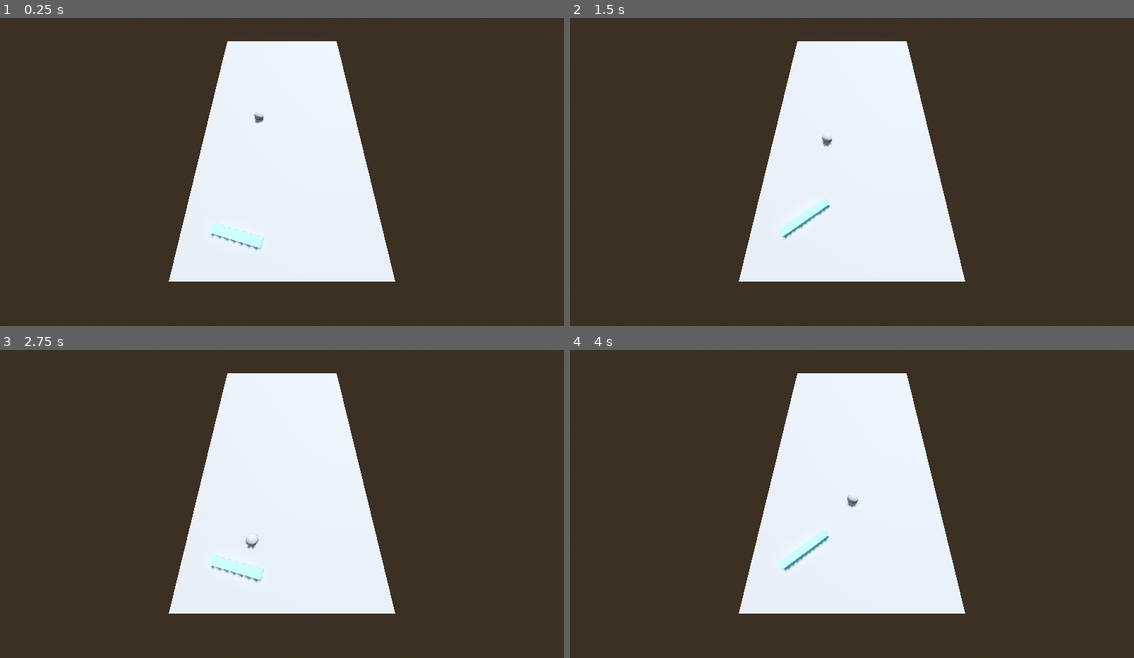
Above: before the commit, frames 1-4 (two rows, left to right).
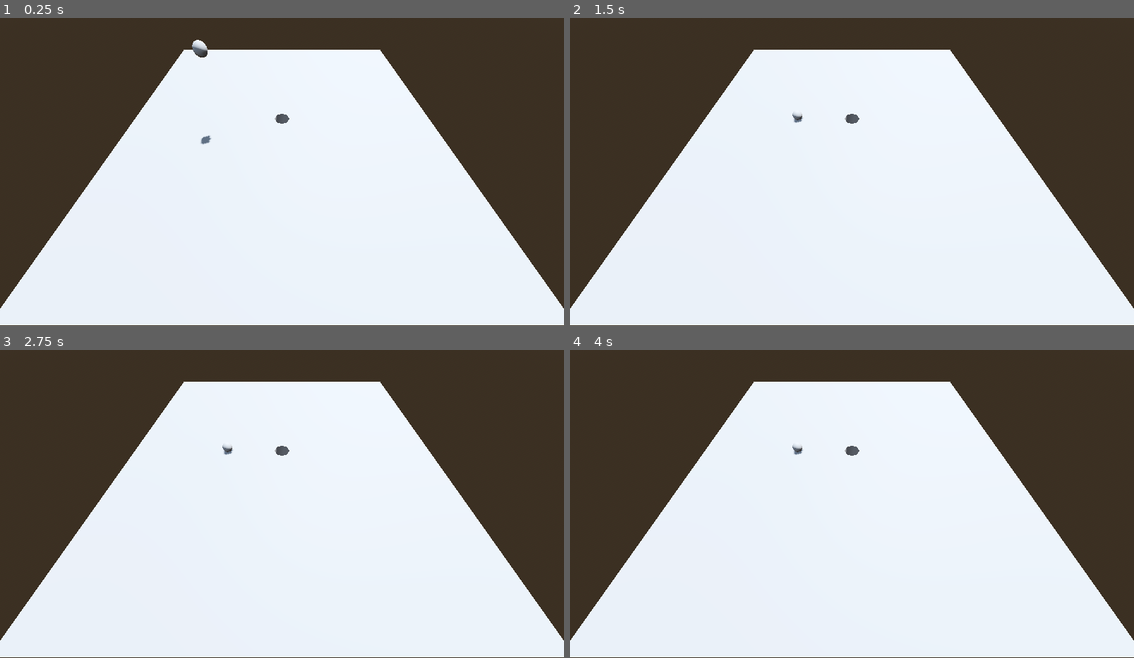
Above: after the commit, the same moments.

Repository: the-g-force/GGJ2025
Game: Godot game, scene res://world.tscn
The game is run twice, just before and just after one commit, with the same random seed, the same clock (stepped at 60 frames per second) and the same inputs.
Inputs:
- Up to frame 1 (0.25 s): no input
- Up to frame 2 (1.5 s): tap Enter at 1.25 s; hold Shift (flipper_left) from 1.28 s (still down)
- Up to frame 3 (2.75 s): tap Space at 2 s; release Shift (flipper_left) at 2.03 s
- Up to frame 4 (4 s): tap Enter at 3.5 s; hold Shift (flipper_left) from 3.53 s (still down)

The runs differ from the first frame. In frame 1, 40% of the frame differs, in the area x 0-100%, y 7-100%; in frame 2, 40%; in frame 3, 40%; in frame 4, 40%.

Commit message:
Attempt tilting the board

Diff:
--- a/project/table.gd
+++ b/project/table.gd
@@ -1,6 +1,7 @@
-extends StaticBody3D
-
+extends CSGBox3D
 
 
 func _physics_process(_delta: float) -> void:
-	%LeftHinge["motor/enable"] = Input.is_action_pressed("flipper_left")
+	rotation.z = Input.get_joy_axis(0, JOY_AXIS_LEFT_X) * 0.5
+	rotation.x = Input.get_joy_axis(0, JOY_AXIS_LEFT_Y) * 0.5
+#	%LeftHinge["motor/enable"] = Input.is_action_pressed("flipper_left")
--- a/project/table.tscn
+++ b/project/table.tscn
@@ -1,51 +1,11 @@
-[gd_scene load_steps=7 format=3 uid="uid://0r4f1cldyrke"]
+[gd_scene load_steps=2 format=3 uid="uid://0r4f1cldyrke"]
 
 [ext_resource type="Script" path="res://table.gd" id="1_7y6cb"]
 
-[sub_resource type="BoxMesh" id="BoxMesh_vhudw"]
-size = Vector3(10, 1, 18)
-
-[sub_resource type="ConvexPolygonShape3D" id="ConvexPolygonShape3D_2ilra"]
-points = PackedVector3Array(5, 0.5, 9, 5, -0.5, 9, 5, 0.5, -9, -5, 0.5, 9, -5, -0.5, 9, 5, -0.5, -9, -5, 0.5, -9, -5, -0.5, -9)
-
-[sub_resource type="BoxMesh" id="BoxMesh_pwclo"]
-size = Vector3(2.5, 0.4, 0.4)
-
-[sub_resource type="StandardMaterial3D" id="StandardMaterial3D_loiwc"]
-albedo_color = Color(0.443137, 1, 1, 1)
-
-[sub_resource type="ConvexPolygonShape3D" id="ConvexPolygonShape3D_kyc8c"]
-points = PackedVector3Array(1.25, 0.2, 0.2, 1.25, 0.2, -0.2, -1.25, 0.2, 0.2, 1.25, -0.2, 0.2, 1.25, -0.2, -0.2, -1.25, 0.2, -0.2, -1.25, -0.2, 0.2, -1.25, -0.2, -0.2)
-
-[node name="Table" type="StaticBody3D"]
+[node name="Table" type="CSGBox3D"]
+use_collision = true
+size = Vector3(20, 1, 20)
 script = ExtResource("1_7y6cb")
 
-[node name="TableMesh" type="MeshInstance3D" parent="."]
-mesh = SubResource("BoxMesh_vhudw")
-metadata/_edit_lock_ = true
-
-[node name="CollisionShape3D" type="CollisionShape3D" parent="."]
-shape = SubResource("ConvexPolygonShape3D_2ilra")
-
-[node name="LeftHinge" type="HingeJoint3D" parent="."]
-unique_name_in_owner = true
-transform = Transform3D(1, 0, 0, 0, -4.37114e-08, -1, 0, 1, -4.37114e-08, -3.10133, 0.0862803, 6.87705)
-node_a = NodePath("..")
-node_b = NodePath("../LeftFlipper")
-angular_limit/enable = true
-angular_limit/upper = 0.785398
-angular_limit/lower = 0.0
-motor/target_velocity = 5.23599
-
-[node name="LeftFlipper" type="RigidBody3D" parent="."]
-transform = Transform3D(0.965926, 0, -0.258819, 0, 1, 0, 0.258819, 0, 0.965926, -2.16631, 0.7, 7.13691)
-can_sleep = false
-
-[node name="MeshInstance3D" type="MeshInstance3D" parent="LeftFlipper"]
-mesh = SubResource("BoxMesh_pwclo")
-surface_material_override/0 = SubResource("StandardMaterial3D_loiwc")
-metadata/_edit_lock_ = true
-
-[node name="CollisionShape3D" type="CollisionShape3D" parent="LeftFlipper"]
-shape = SubResource("ConvexPolygonShape3D_kyc8c")
-metadata/_edit_lock_ = true
+[node name="CSGCylinder3D" type="CSGCylinder3D" parent="."]
+operation = 2
--- a/project/world.tscn
+++ b/project/world.tscn
@@ -32,7 +32,9 @@
 environment = SubResource("Environment_52yug")
 
 [node name="Ball" type="RigidBody3D" parent="."]
-transform = Transform3D(1, 0, 0, 0, 1, 0, 0, 0, 1, -1.52971, 1.32816, 0)
+transform = Transform3D(1, 0, 0, 0, 1, 0, 0, 0, 1, -3.62383, 5, 0)
+collision_layer = 4
+collision_mask = 3
 
 [node name="MeshInstance3D" type="MeshInstance3D" parent="Ball"]
 mesh = SubResource("SphereMesh_5ppms")
